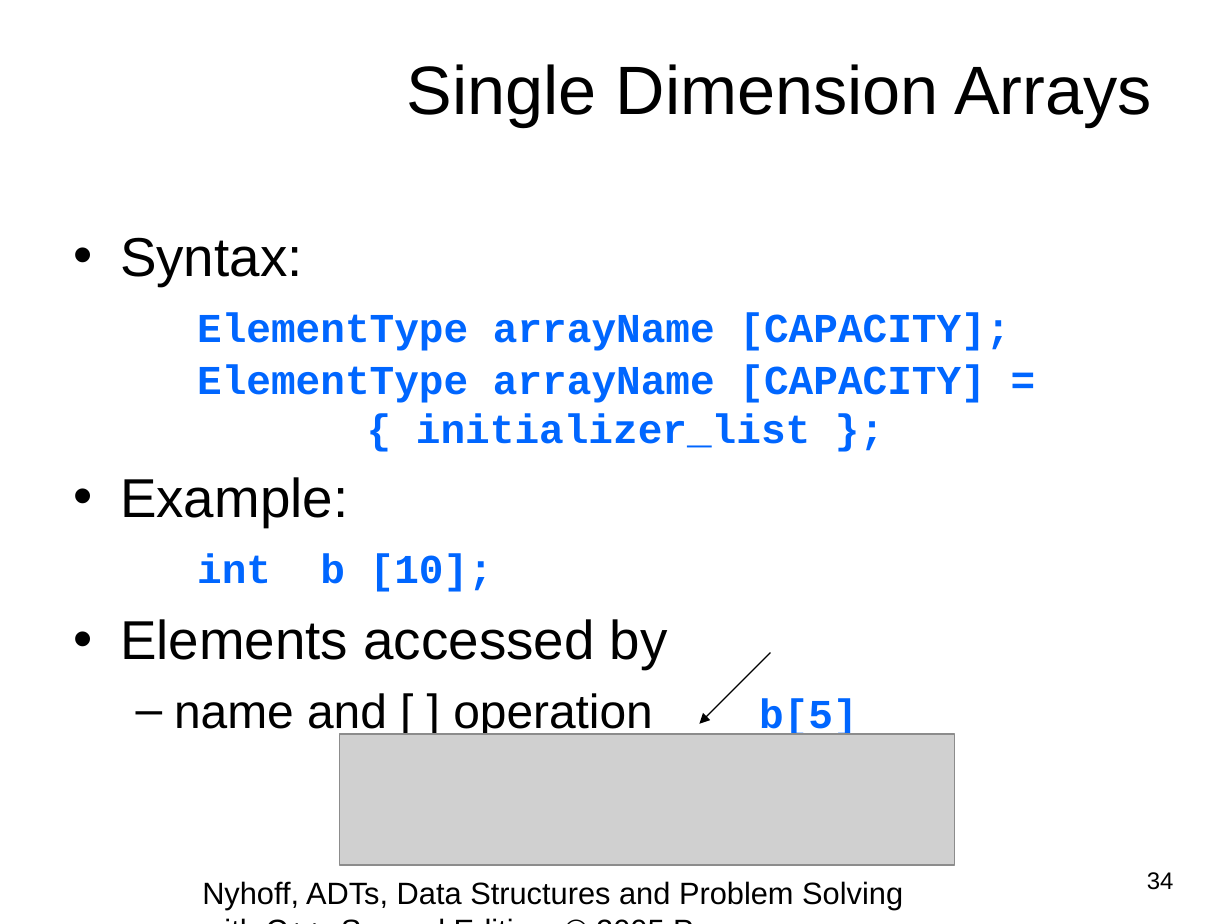
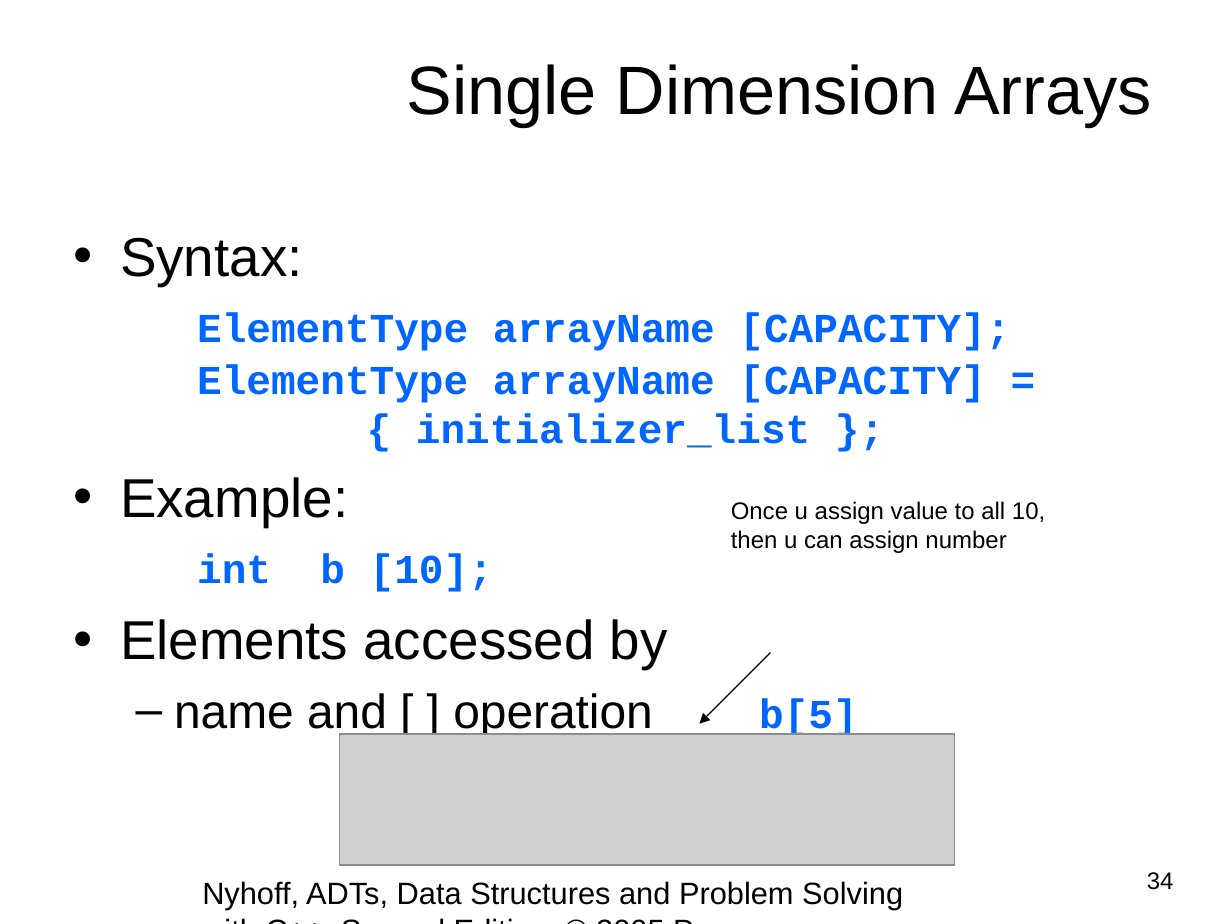
Before and after one commit to JadeQiChan/DSA, a slide deck: slide 34 of Chapter 2 Introduction to ADT.pptx. Drawn at 1232x924 pixels with LibreOffice and Linux fonts; fonts in the diff are those of the drawing; grey boxes stand for pictures; background and template pictures are left out. Boxes give left, top, right and bottom in pixels: in the first picture for what was removed or moved away, otherwise in the second. Text is boxed around its words. In the diff, an @@ line names an element or a change of style, - is before the commit and + after.

```diff
--- a/Chapter 2 Introduction to ADT.pptx
+++ b/Chapter 2 Introduction to ADT.pptx
@@ text added at [731, 501, 1045, 553], 14 pt, text #000000 @@
+Once u assign value to all 10, then u can assign number
```
Also in this commit, not shown: 1 other file.
